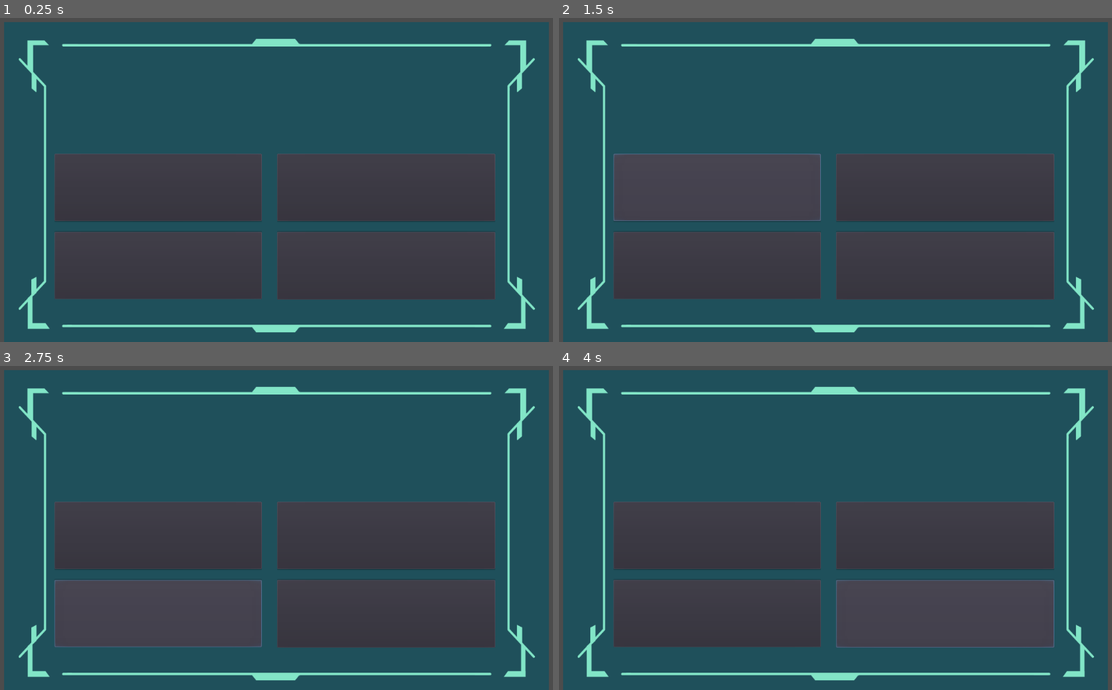
Above: before the commit, frames 1-4 (two rows, left to right).
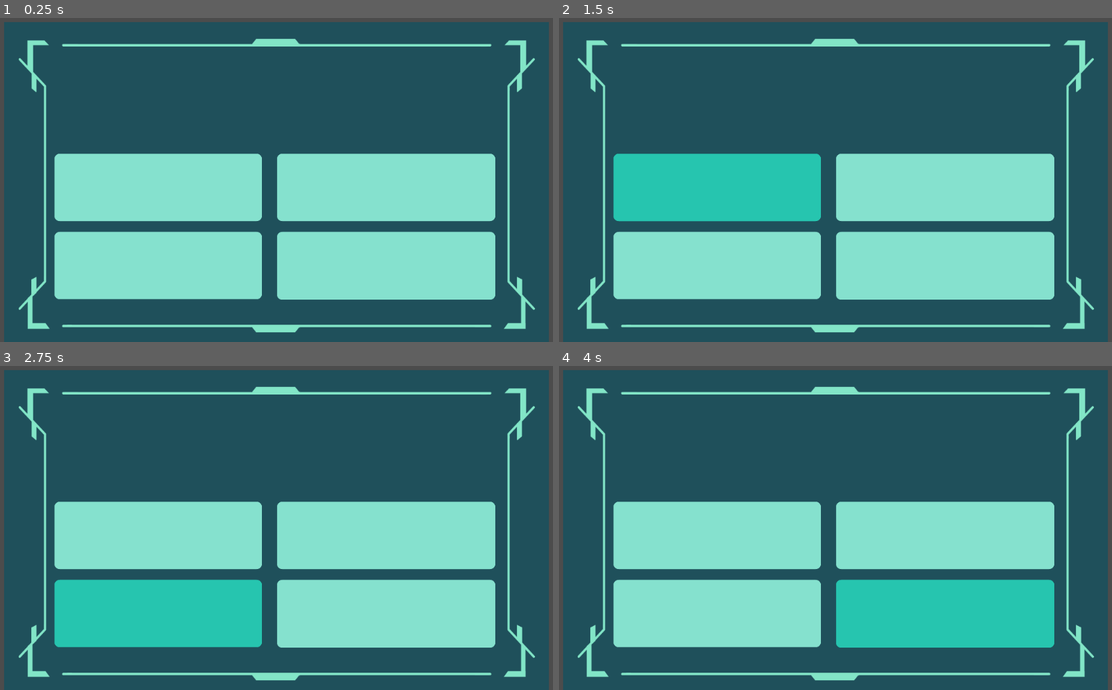
Above: after the commit, the same moments.

Repository: Space-Travelers/Game
Game: Godot game, scene res://src/scenes/immune_system/minigames/quiz-game/level_game.tscn
The game is run twice, just before and just after one commit, with the same random seed, the same clock (stepped at 60 frames per second) and the same inputs.
Inputs (mouse positions are in pixels of both pictures, inside the frame that each line leads up to):
- Up to frame 1 (0.25 s): no input
- Up to frame 2 (1.5 s): tap Enter (ui_accept) at 0.5, 0.77 s; move the mouse to (957, 163) at 0.52 s; hold Right (ui_right) 0.53-1.25 s; click (957, 163) at 0.6 s; click (719, 186) at 1.25 s
- Up to frame 3 (2.75 s): click (160, 612) at 2 s
- Up to frame 4 (4 s): click (946, 534) at 2.75 s; click (946, 615) at 3.5 s

The runs differ from the first frame. In frame 1, 32% of the frame differs, in the area x 9-90%, y 41-87%; in frame 2, 32%; in frame 3, 32%; in frame 4, 32%.
Error in both runs: Trying to assign value of type 'Nil' to a variable of type 'Array'. (res://src/scenes/immune_system/minigames/quiz-game/scripts/level/level_game.gd:24)

Commit message:
register

Diff:
--- a/src/scenes/immune_system/minigames/quiz-game/level_game.tscn
+++ b/src/scenes/immune_system/minigames/quiz-game/level_game.tscn
@@ -1,10 +1,12 @@
-[gd_scene load_steps=6 format=2]
+[gd_scene load_steps=8 format=2]
 
 [ext_resource path="res://assets/UI/backgrounds/background_alpha_soup.png" type="Texture" id=1]
 [ext_resource path="res://assets/sound/correct.ogg" type="AudioStream" id=2]
 [ext_resource path="res://assets/sound/incorrect.ogg" type="AudioStream" id=3]
 [ext_resource path="res://src/scenes/immune_system/minigames/quiz-game/scripts/level/level_game.gd" type="Script" id=4]
 [ext_resource path="res://resource/bd/bd_quiz_game.tres" type="Resource" id=5]
+[ext_resource path="res://theme/st.tres" type="Theme" id=6]
+[ext_resource path="res://font.tres" type="DynamicFont" id=7]
 
 [node name="level_game" type="Control"]
 anchor_left = 0.363
@@ -34,6 +36,7 @@
 margin_bottom = 133.0
 rect_min_size = Vector2( 0, 70 )
 size_flags_vertical = 6
+custom_fonts/font = ExtResource( 7 )
 autowrap = true
 
 [node name="question_holder" type="VBoxContainer" parent="."]
@@ -54,6 +57,7 @@
 margin_bottom = 124.0
 size_flags_horizontal = 3
 size_flags_vertical = 3
+theme = ExtResource( 6 )
 expand_icon = true
 
 [node name="button_option_2" type="Button" parent="question_holder"]
@@ -61,6 +65,7 @@
 margin_right = 382.0
 margin_bottom = 268.0
 size_flags_vertical = 3
+theme = ExtResource( 6 )
 
 [node name="question_holder2" type="VBoxContainer" parent="."]
 anchor_left = 0.359
@@ -79,12 +84,14 @@
 margin_right = 402.0
 margin_bottom = 124.0
 size_flags_vertical = 3
+theme = ExtResource( 6 )
 
 [node name="button_option_4" type="Button" parent="question_holder2"]
 margin_top = 144.0
 margin_right = 402.0
 margin_bottom = 269.0
 size_flags_vertical = 3
+theme = ExtResource( 6 )
 
 [node name="game_over" type="Panel" parent="."]
 visible = false
@@ -92,6 +99,7 @@
 anchor_bottom = 1.0
 margin_top = 2.0
 margin_bottom = 2.0
+theme = ExtResource( 6 )
 
 [node name="txt_info" type="Label" parent="game_over"]
 anchor_left = 0.5
@@ -100,6 +108,7 @@
 margin_top = 88.0014
 margin_right = 245.0
 margin_bottom = 237.001
+theme = ExtResource( 6 )
 text = "Número de aciertos"
 align = 1
 valign = 1
@@ -113,6 +122,7 @@
 margin_top = -74.5
 margin_right = 149.5
 margin_bottom = 74.5
+theme = ExtResource( 6 )
 text = "0/0"
 align = 1
 valign = 1
@@ -126,6 +136,7 @@
 margin_top = -254.435
 margin_right = 266.5
 margin_bottom = -128.435
+theme = ExtResource( 6 )
 text = "Jugar otra vez"
 
 [node name="audio_correct" type="AudioStreamPlayer" parent="."]
--- a/src/scenes/immune_system/minigames/quiz-game/scripts/level/level_game.gd
+++ b/src/scenes/immune_system/minigames/quiz-game/scripts/level/level_game.gd
@@ -26,7 +26,7 @@
 
 func _ready() -> void:
 	$HTTPRequest.connect("request_completed", self, "_on_request_completed")
-	$HTTPRequest.request("https://spacback.herokuapp.com/minigames/quiz")
+	$HTTPRequest.request("https://spacetravelers.herokuapp.com/minigames/quiz")
 
 func load_quiz() -> void:
 	if index >= data.size():
--- a/src/scenes/login/login.gd
+++ b/src/scenes/login/login.gd
@@ -1,16 +1,18 @@
 extends Node
 
-
-# Declare member variables here. Examples:
-# var a = 2
-# var b = "text"
+func _on_HTTPRequest_request_completed(result, response_code, headers, body):
+	print(body.get_string_from_utf8())
+	if result == HTTPRequest.RESULT_SUCCESS:
+		if(response_code==200):
+			print(body.get_string_from_utf8())
+		else:
+			print("errot")
 
 
-# Called when the node enters the scene tree for the first time.
-func _ready():
-	pass # Replace with function body.
-
-
-# Called every frame. 'delta' is the elapsed time since the previous frame.
-#func _process(delta):
-#	pass
+func _on_TextureButton_pressed():
+	var headers = ["Content-Type: application/json"]
+	var body = { "email": $username.get_text(), "password": $password.get_text()}
+	body = JSON.print(body)
+	var error = $HTTPRequest.request("https://spacetravelers.herokuapp.com/player/login",headers, true, HTTPClient.METHOD_POST, body)
+	if error != OK:
+		push_error(" An error occured in  the HTTP request")
--- a/src/scenes/login/login.tscn
+++ b/src/scenes/login/login.tscn
@@ -1,11 +1,13 @@
-[gd_scene load_steps=3 format=2]
+[gd_scene load_steps=4 format=2]
 
 [ext_resource path="res://assets/UI/backgrounds/login.png" type="Texture" id=1]
 [ext_resource path="res://assets/UI/buttons/Group 1.png" type="Texture" id=2]
+[ext_resource path="res://src/scenes/login/login.gd" type="Script" id=3]
 
 [node name="Control" type="Control"]
 margin_right = 40.0
 margin_bottom = 40.0
+script = ExtResource( 3 )
 
 [node name="TextureRect" type="TextureRect" parent="."]
 margin_right = 1023.0
@@ -25,6 +27,7 @@
 margin_top = 272.0
 margin_right = 665.0
 margin_bottom = 326.0
+secret = true
 
 [node name="Label" type="Label" parent="."]
 margin_left = 377.0
@@ -49,3 +52,10 @@
 margin_bottom = 411.0
 texture_normal = ExtResource( 2 )
 expand = true
+
+[node name="HTTPRequest" type="HTTPRequest" parent="."]
+
+[connection signal="pressed" from="TextureButton" to="." method="_on_TextureButton_pressed"]
+[connection signal="pressed" from="TextureButton" to="TextureButton" method="_on_TextureButton_pressed"]
+[connection signal="request_completed" from="HTTPRequest" to="." method="_on_HTTPRequest_request_completed"]
+[connection signal="request_completed" from="HTTPRequest" to="TextureButton" method="_on_HTTPRequest_request_completed"]
--- a/src/scenes/register/register.gd
+++ b/src/scenes/register/register.gd
@@ -14,3 +14,29 @@
 # Called every frame. 'delta' is the elapsed time since the previous frame.
 #func _process(delta):
 #	pass
+
+
+func _on_Button_pressed():
+	var headers = ["Content-Type: application/json"]
+	var body = {"name": $username.get_text(),
+  "last_name": $apellido.get_text(),
+  "email": $email.get_text(),
+  "password": $password.get_text(),
+  "age": 0,
+  "level": $nivel.get_text(),
+  "gender": $genero.get_text(),
+  "school": $Escuela.get_text()}
+
+	body = JSON.print(body)
+	var error = $HTTPRequest.request("https://spacetravelers.herokuapp.com/player/register",headers, true, HTTPClient.METHOD_POST, body)
+	if error != OK:
+		push_error(" An error occured in  the HTTP request")
+
+
+
+func _on_HTTPRequest_request_completed(result, response_code, headers, body):
+		if result == HTTPRequest.RESULT_SUCCESS:
+			if(response_code==200):
+				print(body.get_string_from_utf8())
+			else:
+				print("errot")
--- a/src/scenes/register/register.tscn
+++ b/src/scenes/register/register.tscn
@@ -1,10 +1,13 @@
-[gd_scene load_steps=2 format=2]
+[gd_scene load_steps=4 format=2]
 
 [ext_resource path="res://assets/UI/backgrounds/login.png" type="Texture" id=1]
+[ext_resource path="res://theme/st.tres" type="Theme" id=2]
+[ext_resource path="res://src/scenes/register/register.gd" type="Script" id=3]
 
 [node name="Control" type="Control"]
 margin_right = 40.0
 margin_bottom = 40.0
+script = ExtResource( 3 )
 
 [node name="TextureRect" type="TextureRect" parent="."]
 margin_right = 1023.0
@@ -28,7 +31,7 @@
 rect_pivot_offset = Vector2( 402, 123 )
 text = "Nombre"
 
-[node name="username2" type="LineEdit" parent="."]
+[node name="apellido" type="LineEdit" parent="."]
 margin_left = 525.0
 margin_top = 91.0
 margin_right = 823.0
@@ -43,7 +46,7 @@
 rect_pivot_offset = Vector2( 49, 123 )
 text = "Apellido"
 
-[node name="username3" type="LineEdit" parent="."]
+[node name="email" type="LineEdit" parent="."]
 margin_left = 175.0
 margin_top = 192.0
 margin_right = 473.0
@@ -58,12 +61,13 @@
 rect_pivot_offset = Vector2( 399, 22 )
 text = "Email"
 
-[node name="username4" type="LineEdit" parent="."]
+[node name="password" type="LineEdit" parent="."]
 margin_left = 528.0
 margin_top = 192.0
 margin_right = 826.0
 margin_bottom = 243.0
 rect_pivot_offset = Vector2( 55, -2 )
+secret = true
 
 [node name="Label4" type="Label" parent="."]
 margin_left = 537.0
@@ -73,7 +77,7 @@
 rect_pivot_offset = Vector2( 46, 22 )
 text = "Contraseña"
 
-[node name="username5" type="LineEdit" parent="."]
+[node name="edad" type="LineEdit" parent="."]
 margin_left = 177.0
 margin_top = 282.0
 margin_right = 475.0
@@ -88,7 +92,7 @@
 rect_pivot_offset = Vector2( 402, 123 )
 text = "Edad"
 
-[node name="username6" type="LineEdit" parent="."]
+[node name="nivel" type="LineEdit" parent="."]
 margin_left = 530.0
 margin_top = 282.0
 margin_right = 828.0
@@ -103,7 +107,7 @@
 rect_pivot_offset = Vector2( 49, 123 )
 text = "Nivel"
 
-[node name="username7" type="LineEdit" parent="."]
+[node name="genero" type="LineEdit" parent="."]
 margin_left = 180.0
 margin_top = 383.0
 margin_right = 478.0
@@ -118,7 +122,7 @@
 rect_pivot_offset = Vector2( 399, 22 )
 text = "Genero"
 
-[node name="username8" type="LineEdit" parent="."]
+[node name="Escuela" type="LineEdit" parent="."]
 margin_left = 533.0
 margin_top = 383.0
 margin_right = 831.0
@@ -131,4 +135,17 @@
 margin_right = 593.0
 margin_bottom = 375.0
 rect_pivot_offset = Vector2( 46, 22 )
-text = "School"
+text = "Escuela"
+
+[node name="Button" type="Button" parent="."]
+margin_left = 395.0
+margin_top = 457.0
+margin_right = 613.0
+margin_bottom = 505.0
+theme = ExtResource( 2 )
+text = "Registrar"
+
+[node name="HTTPRequest" type="HTTPRequest" parent="."]
+
+[connection signal="pressed" from="Button" to="." method="_on_Button_pressed"]
+[connection signal="request_completed" from="HTTPRequest" to="." method="_on_HTTPRequest_request_completed"]
